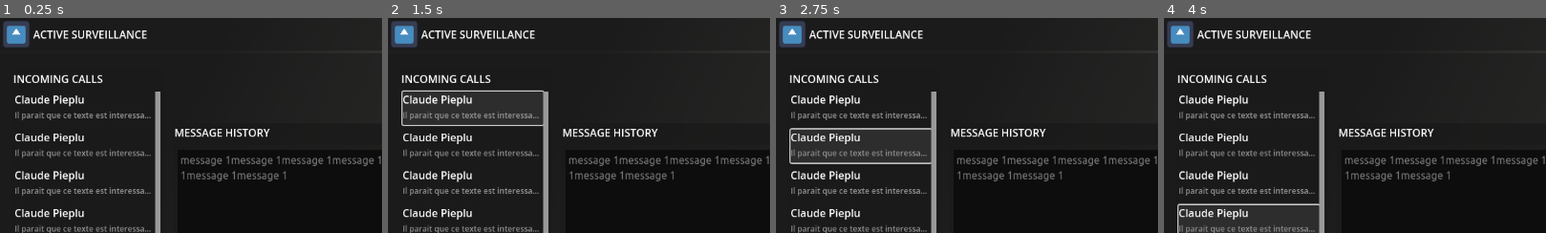
Above: before the commit, frames 1-4 (left to right).
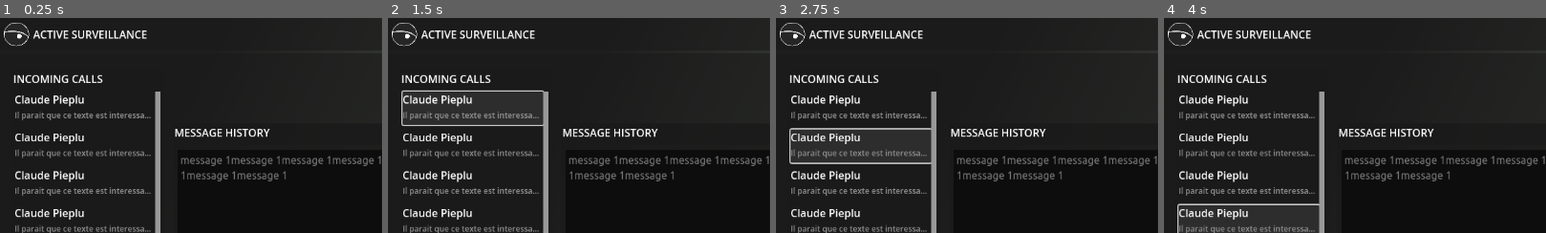
Above: after the commit, the same moments.

Repository: Mastoast/LDJam53
Game: Godot game, scene res://scenes/screen_hector.tscn
The game is run twice, just before and just after one commit, with the same random seed, the same clock (stepped at 60 frames per second) and the same inputs. This scene is started directly instead of the project's main scene. The engine's default icon, where the game draws it, is replaced by a stand-in: a white triangle on a blue panel in a dark square.
Inputs (mouse positions are % of the whole screen's width and height, from its top left):
- Up to frame 1 (0.25 s): no input
- Up to frame 2 (1.5 s): click "SEND" at 0.5 s; click (11, 21) at 1.25 s
- Up to frame 3 (2.75 s): click (11, 30) at 2 s
- Up to frame 4 (4 s): click (11, 39) at 2.75 s; click (11, 47) at 3.5 s
The pictures show only the part of the screen within x 0-50%, y 0-50%; the shares and areas given below are measured in that part.

The runs differ from the first frame. In frame 1, 0.8% of the frame differs, in the area x 0-8%, y 1-14%; in frame 2, 0.8%; in frame 3, 0.8%; in frame 4, 0.8%.

Commit message:
logo

Diff:
--- a/scenes/Screen_Jules.tscn
+++ b/scenes/Screen_Jules.tscn
@@ -12,7 +12,7 @@
 [sub_resource type="GradientTexture1D" id="GradientTexture1D_vsxg5"]
 gradient = SubResource("Gradient_cgybt")
 
-[node name="Control" type="Control"]
+[node name="Control2" type="Control"]
 layout_mode = 3
 anchors_preset = 0
 offset_right = 1152.0
@@ -171,3 +171,7 @@
 
 [node name="InfoNews" parent="VBoxContainer/desktop" instance=ExtResource("4_go67q")]
 layout_mode = 0
+offset_left = 0.0
+offset_top = 0.0
+offset_right = 186.0
+offset_bottom = 97.0
--- a/scenes/screen.tscn
+++ b/scenes/screen.tscn
@@ -15,7 +15,7 @@
 font_size = 12
 font_color = Color(0.580392, 0.580392, 0.580392, 1)
 
-[node name="Control" type="Control"]
+[node name="Control2" type="Control"]
 layout_mode = 3
 anchors_preset = 0
 offset_right = 1152.0
--- a/scenes/screen_hector.tscn
+++ b/scenes/screen_hector.tscn
@@ -1,8 +1,8 @@
-[gd_scene load_steps=7 format=3 uid="uid://hw6qawpbi8am"]
+[gd_scene load_steps=7 format=3 uid="uid://bp576f50lh4f0"]
 
 [ext_resource type="Theme" uid="uid://lkbwdl03g4jg" path="res://themes/desktop.tres" id="1_h7qyw"]
 [ext_resource type="Texture2D" uid="uid://cqvmpp3h52nth" path="res://sprites/background.png" id="2_5fb65"]
-[ext_resource type="Texture2D" uid="uid://ddb0espyq3xlr" path="res://icon.svg" id="3_6wdp7"]
+[ext_resource type="Texture2D" uid="uid://xvlg1c042cst" path="res://sprites/logo_surveillance.png" id="3_u2430"]
 
 [sub_resource type="Gradient" id="Gradient_cgybt"]
 offsets = PackedFloat32Array(0, 0.894977, 1)
@@ -73,7 +73,7 @@
 
 [node name="logo" type="TextureRect" parent="VBoxContainer/head/MarginContainer/HBoxContainer"]
 layout_mode = 2
-texture = ExtResource("3_6wdp7")
+texture = ExtResource("3_u2430")
 expand_mode = 3
 
 [node name="company_name" type="Label" parent="VBoxContainer/head/MarginContainer/HBoxContainer"]
Not shown: 1 places in scenes/screen.tscn that only renumber resources
Binary file changed: sprites/logo_surveillance.png
Not shown, changed: themes/INFONEWS.tres
